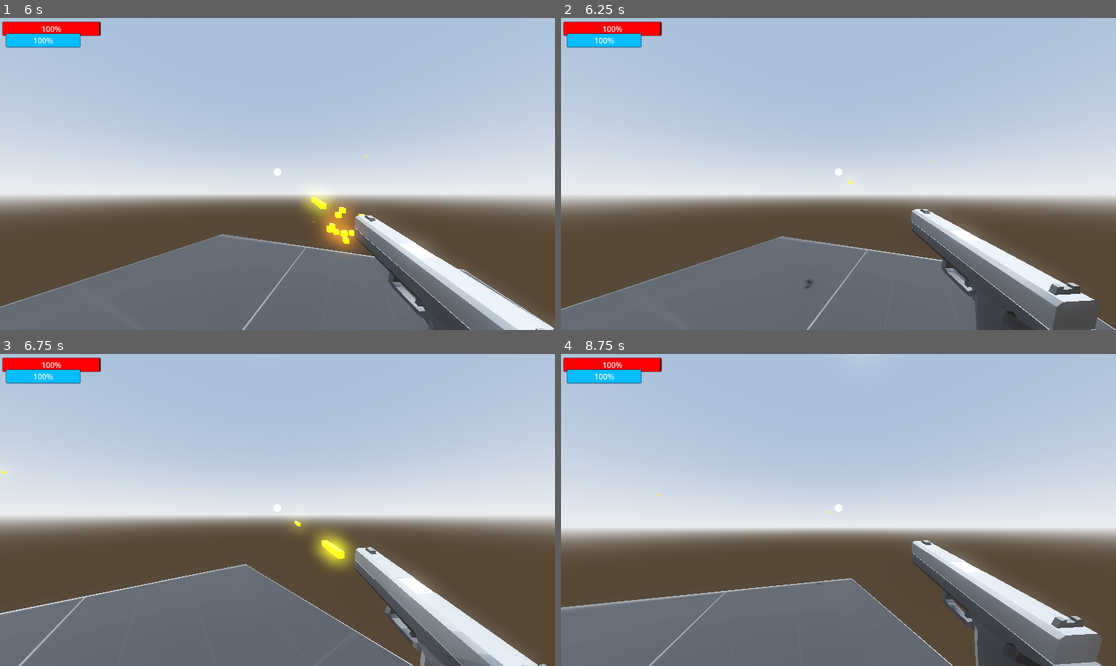
Above: before the commit, frames 1-4 (two rows, left to right).
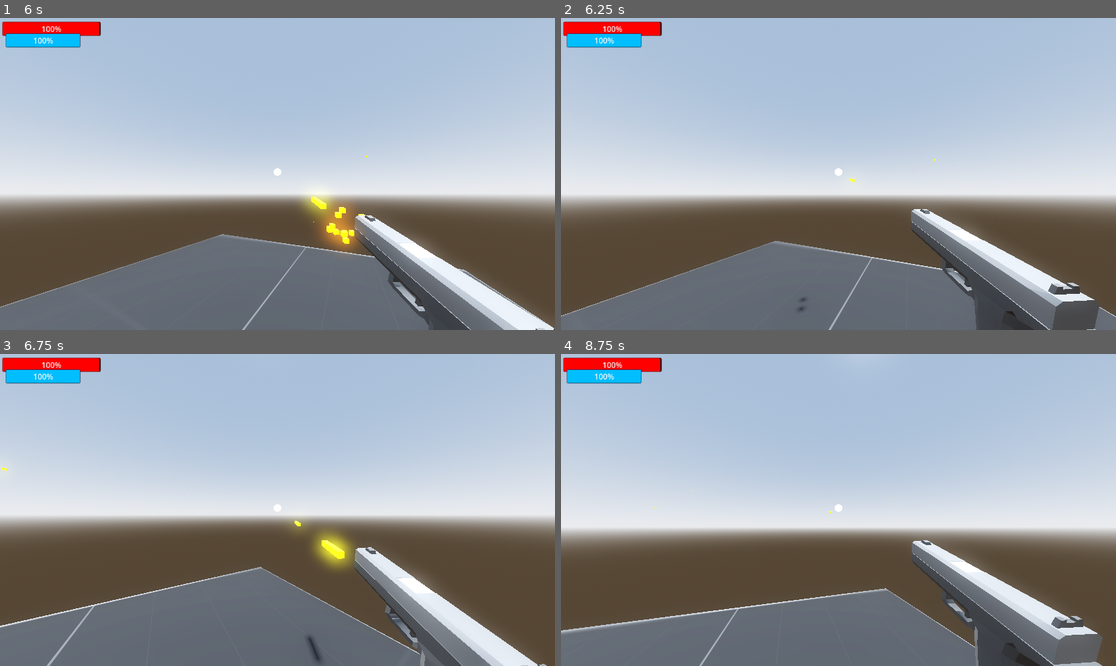
Above: after the commit, the same moments.

Repository: OliverSkogsrud/shooter
Game: Godot game, scene res://Scenes/world.tscn
Same seed, same stepped clock (60 frames per second), same inputs: the game is played once before the commit and once after it.
Inputs (mouse positions are in pixels of both pictures, inside the frame that each line leads up to):
- Up to frame 1 (6 s): tap Enter (ui_accept) at 0.5, 0.77, 1.52, 3.02, 3.77, 4.52 s; move the mouse to (305, 174) at 0.52 s; tap A (a) at 0.6, 3.8, 4.35 s; click (305, 174) at 0.67 s; tap D (d) at 0.8, 1.35, 4.55, 5.1 s; move the mouse to (249, 174) at 1.27 s; click (249, 174) at 1.42 s; tap S (s) at 1.55, 2.1, 5.3, 5.85 s; move the mouse to (288, 167) at 2.02 s; click (288, 167) at 2.17 s; tap Ctrl (slide) at 2.3, 2.85 s; move the mouse to (271, 180) at 2.77 s; click (271, 180) at 2.92 s; tap W (w) at 3.05, 3.6 s; move the mouse to (316, 177) at 3.52 s; click (316, 177) at 3.67 s; move the mouse to (233, 170) at 4.27 s; click (233, 170) at 4.42 s; move the mouse to (283, 174) at 5.02 s; click (283, 174) at 5.17 s; move the mouse to (255, 167) at 5.77 s; click (255, 167) at 5.92 s
- Up to frame 2 (6.25 s): tap Enter (ui_accept) at 6.02 s; tap Ctrl (slide) at 6.05 s
- Up to frame 3 (6.75 s): move the mouse to (305, 510) at 6.52 s; press the mouse at (305, 510) at 6.53 s
- Up to frame 4 (8.75 s): tap Enter (ui_accept) at 6.77, 7.52 s; tap W (w) at 6.8 s; move the mouse to (810, 510) at 7.27 s; release the mouse at (810, 510) at 7.28 s; tap Ctrl (slide) at 7.35 s; click (810, 510) at 7.42 s; tap A (a) at 7.55 s; move the mouse to (849, 503) at 8.02 s; tap Shift (sprint) at 8.1 s; click (849, 503) at 8.17 s; tap D (d) at 8.3 s

Frame 1 is identical in both runs. In frame 2, 1.9% of the frame differs, in the area x 0-100%, y 45-100%; in frame 3, 3.1%; in frame 4, 5.3%, in the area x 0-90%, y 43-100%.

Commit message:
small fixes

Diff:
--- a/Scenes/world.tscn
+++ b/Scenes/world.tscn
@@ -327,8 +327,6 @@
 
 [node name="Player" parent="." instance=ExtResource("1_kn8p0")]
 transform = Transform3D(1, 0, 0, 0, 1, 0, 0, 0, 1, -4.08648, 0.833506, -34.4907)
-air_acceleration = 3.0
-acceleration = 12.0
 
 [node name="Lights" type="Node3D" parent="."]
 
--- a/scripts/player.gd
+++ b/scripts/player.gd
@@ -243,7 +243,6 @@
 			slide_speed = 9
 
 		print(get_floor_angle())
-		scale.y = 0.5
 		print("slide_speed: " + str(slide_speed))
 
 	while sliding == true:
@@ -255,13 +254,10 @@
 		if get_floor_angle() >= 0.2 and sliding:
 			slide_speed = slide_speed + get_floor_angle() * 1.5
 
-		if not is_on_floor():
-			sliding = false
-			can_slide = true
-			state = RUN
-
 		if slide_speed > 10:
 			slide_speed = 1
+
+		scale.y = 0.5
 
 		slide_speed -= 0.5
 		velocity = look_dir * slide_speed
